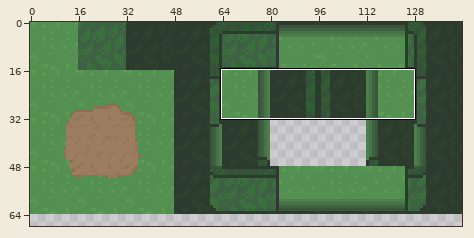
Two states of a sprite sheet, Monstable/res/Tileset.png. Above, an overview of the earlier version with the close-up marked.
Close-up. Before the commit:
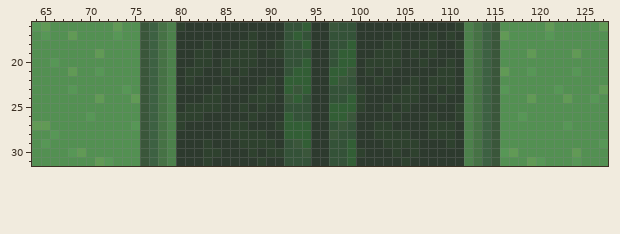
The file is 144x80 pixels. Colours within 5 levels of each other are drawn and written as one. Shown: x 64..127, y 16..31. The wide view leaves out empty margins.
New version:
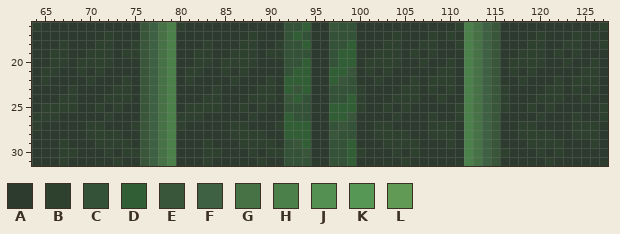
Palette (. is transparent): A #2d3a2e  B #2e412e  C #345238  D #325e35  E #3a563a  F #3d6142  G #467245  H #4c804b  J #539052  K #579756  L #619a55
Message: The last one, i think
Edits made:
y 16: x 64..75 KLJJJJJJJLJJ -> BAAAAAAAAAAA; x 116..127 JJJJJLJJJJJL -> AAAAAAAAAAAB
y 17: x 64..75 JKJJLJJJJKJJ -> AAAAAAAABAAA; x 116..127 LJJJJKJJJJJJ -> AAAABAAABABA
y 18: x 64..75 JJJJJJJJJJJJ -> AAABAAABBAAB; x 116..127 JJJJJJJJJJJJ -> AAABBAABBAAB
y 19: x 64..75 JJJJJJJLJJJJ -> AABBAABBBABB; x 116..127 JJJLJJJJLJJJ -> AABBBABABAAA
y 20: x 64..75 JJKJJJJJJJJJ -> AABBABBBBAAA; x 116..127 JJJJJJJJJJJJ -> ABBBBAABAABA
y 21: x 64..75 JJJJLJJKJJJJ -> ABBAABABAAAA; x 116..127 LJJKJJJJKJJJ -> ABABAAAAABBA
y 22: x 64..75 JJJJJJJJJJJJ -> ABAAAABAAABA; x 116..127 JJJJJJJJJJJJ -> AABAAABABBBA
y 23: x 64..75 JJJJKJJJJJKJ -> AAAABAAAABBA; x 116..127 KJJJJJKJJJJL -> BAAAABBABABA
y 24: x 64..75 JJJJJJJLJJJL -> AAABBAAABBBA; x 116..127 JJJLJJJLJJKJ -> BAAABBBAABAA
y 25: x 64..75 JJJJJJJJJJJJ -> ABBBBAABABAA; x 116..127 JJJJJJJJJJJJ -> BAABABAAAAAB
y 26: x 64..75 JJJJJJKJJJJJ -> BBBAAAAABAAA; x 116..127 JJKJJJJJJJJJ -> AAAABAAABAAB
y 27: x 64..75 LLJJJJJJJJJK -> BAAAAABBAAAB; x 116..127 JJJJJJJKJJJJ -> AABBAAAABBBA
y 28: x 64..75 JJKJJJJJJJJJ -> AAAAAABBBBAA; x 116..127 JJJJJJJJJJJJ -> AABBBBAABBBA
y 29: x 64..75 JKJJJJJJJJJJ -> AAABAAABBBBA; x 116..127 JJJJJJJJJJJK -> AAABBBBAAABA
y 30: x 64..75 JJJJKLJJJJJJ -> AAABBAAABABB; x 116..127 KLJJJJJJLJJJ -> BAAABABAAAAA
y 31: x 64..75 JJJJJJJLKJJJ -> AAABAAAAABAA; x 116..127 JJJLKJJJKJJJ -> AAAAABAAAAAA
Changed places in both close-ups, as pixel boxes (x1, y1, x2, y2):
changed: (32, 22, 140, 166)
changed: (500, 22, 608, 166)
